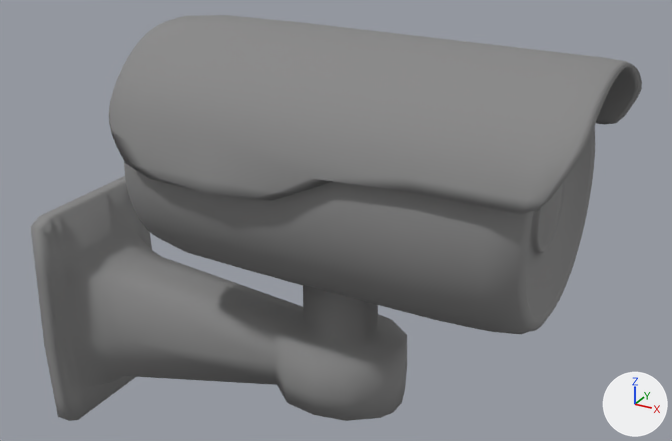
The FBX model Content/Models/Camera.fbx as it was, and as the next commit left it.
One viewpoint serves both versions: a camera (50 mm lens) standing at (0.471, -0.471, 0.343) and looking at (0.201, 0.019, 0.097). Every picture has the same lights, and +X, +Y and +Z are marked at lower right. Where no turn or scale is listed for an object, it has been applied to the vertices.

Before the edit, the objects in view are built like this:
```python
me_cube = bpy.data.meshes.new('Cube')
me_cube.from_pydata(...)  # 156 vertices, 154 faces; spans x 0.0..0.259, y -0.057..0.057, z -0.086..0.087
me_cube.materials.append(mat_material)  # grey #888888
me_mesh = bpy.data.meshes.new('Mesh')
me_mesh.from_pydata(...)  # 2370 vertices, 2368 faces; spans x -0.14..0.148, y -0.086..0.084, z -0.064..0.104
me_mesh.materials.append(mat_material)  # grey #888888
ob_cube = bpy.data.objects.new('Cube', me_cube)
ob_cube.location = (-0.001, 0.0, 0.0009)
ob_cube_001 = bpy.data.objects.new('Cube.001', me_mesh)
ob_cube_001.location = (0.2276, 0.0, 0.123)
```
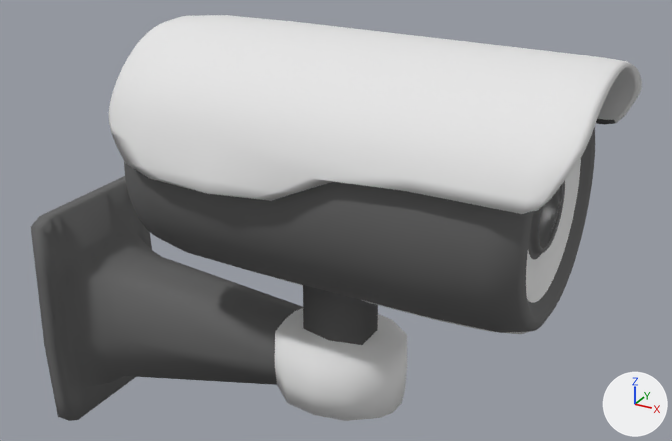
The change in detail:
Material 'CameraMaterialSecond' (mat_cameramaterialsecond) is new.
Its base color is (0.8, 0.8, 0.8) (white #e7e7e7).
Its roughness is 0.69.
Material 'CameraMaterialMain' (mat_cameramaterialmain) is new.
Its base color is (0.124, 0.124, 0.124) (dark grey #636363).
Its roughness is 0.807.
Material 'CameraLentille' (mat_cameralentille) is new.
Its base color is (0.0, 0.0, 0.0) (black #000000).
Its roughness is 0.256.
me_mesh has 2370 vertices, 2368 faces and spans x -0.14..0.148, y -0.086..0.084, z -0.064..0.104.
me_mesh is used by ob_cube_001; location (0.2276, 0.0, 0.123).
me_mesh part 6: 730 of the faces centred in x 0.087..0.129, y -0.074..0.076, z -0.052..0.098 switch from mat_material (grey #888888) to mat_cameramaterialmain (dark grey #636363).
me_mesh part 7: 372 of the faces centred in x -0.133..-0.077, y -0.074..0.072, z -0.052..0.097 switch from mat_material (grey #888888) to mat_cameramaterialmain (dark grey #636363).
me_mesh part 8: 46 of the faces centred in x 0.039..0.043, y -0.075..0.077, z -0.053..0.062 switch from mat_material (grey #888888) to mat_cameramaterialmain (dark grey #636363).
me_mesh part 9: 44 of the faces centred in x -0.02, y -0.075..0.073, z -0.053..0.062 switch from mat_material (grey #888888) to mat_cameramaterialmain (dark grey #636363).
me_mesh part 10: 432 of the faces centred in x -0.113..0.147, y -0.084..0.082, z -0.064..0.104 switch from mat_material (grey #888888) to mat_cameramaterialsecond (white #e7e7e7).
me_mesh part 11: 200 of the faces centred in x -0.139..-0.07, y -0.084..0.082, z 0.026..0.104 switch from mat_material (grey #888888) to mat_cameramaterialsecond (white #e7e7e7).
me_mesh part 12: 544 of the faces centred in x 0.119..0.122, y -0.022..0.02, z -0.001..0.041 switch from mat_material (grey #888888) to mat_cameralentille (black #000000).
me_cube has 156 vertices, 154 faces and spans x 0.0..0.259, y -0.057..0.057, z -0.086..0.087.
me_cube is used by ob_cube; location (-0.001, 0.0, 0.0009).
me_cube part 1: all 46 faces centred in x 0.0..0.04, y -0.056..0.056, z -0.086..-0.032 switch from mat_material (grey #888888) to mat_cameramaterialmain (dark grey #636363).
me_cube part 2: all 46 faces centred in x 0.0..0.04, y -0.056..0.056, z 0.009..0.082 switch from mat_material (grey #888888) to mat_cameramaterialmain (dark grey #636363).
me_cube part 3: all 10 faces centred in x 0.111, y -0.024..0.024, z -0.034..0.032 switch from mat_material (grey #888888) to mat_cameramaterialmain (dark grey #636363).
me_cube part 4: all 6 faces centred in x 0.194..0.238, y -0.014..0.014, z 0.058 switch from mat_material (grey #888888) to mat_cameramaterialmain (dark grey #636363).
me_cube part 5: all 44 faces centred in x 0.186..0.259, y -0.037..0.037, z -0.019..0.029 switch from mat_material (grey #888888) to mat_cameramaterialsecond (white #e7e7e7).

Changed parts and their boxes [x1, y1, x2, y2] in the pictures (672 x 441 px):
part 1 of me_cube, recoloured (grey to black): [45, 339, 135, 421] in both
part 2 of me_cube, recoloured: [31, 176, 162, 349] in both
part 3 of me_cube, recoloured: [114, 257, 303, 385] in both
part 4 of me_cube, recoloured (grey to black): [303, 285, 378, 345] in both
part 5 of me_cube, recoloured: [275, 308, 407, 421] in both
part 6 of me_mesh, recoloured: [407, 119, 615, 333] in both
part 7 of me_mesh, recoloured (grey to black): [124, 162, 253, 272] in both
part 8 of me_mesh, recoloured: [313, 182, 427, 317] in both
part 9 of me_mesh, recoloured (grey to black): [217, 187, 339, 294] in both
part 10 of me_mesh, recoloured (grey to white): [206, 22, 642, 334] in both
part 11 of me_mesh, recoloured (grey to white): [109, 15, 293, 193] in both
part 12 of me_mesh, recoloured (grey to black): [539, 183, 563, 248] in both
